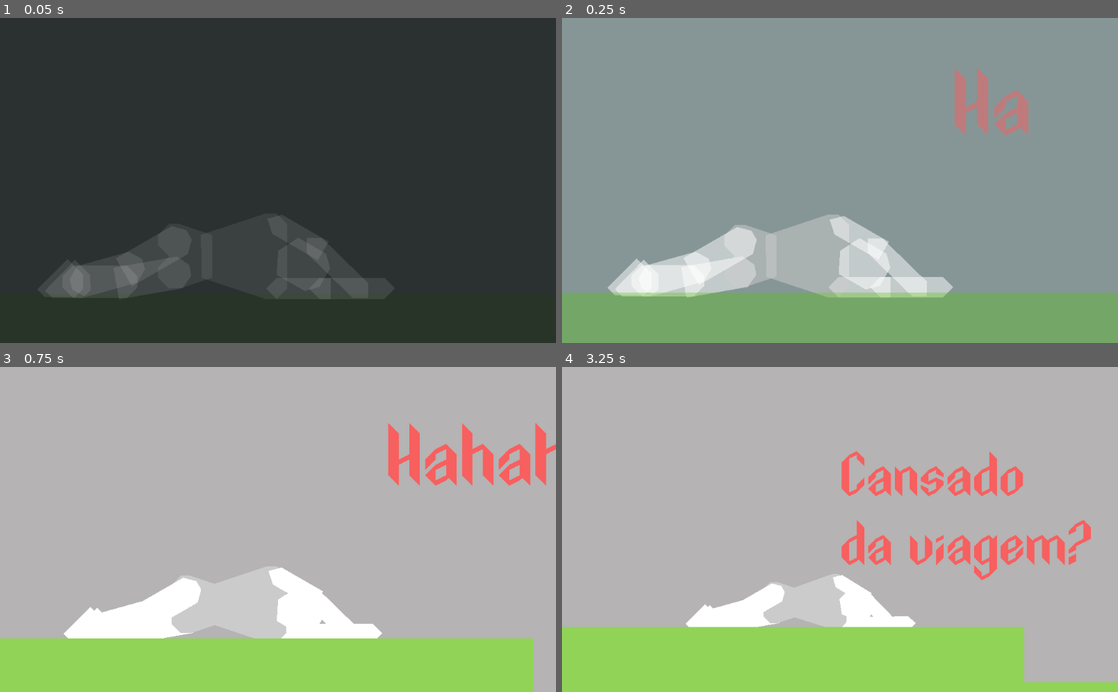
Above: before the commit, frames 1-4 (two rows, left to right).
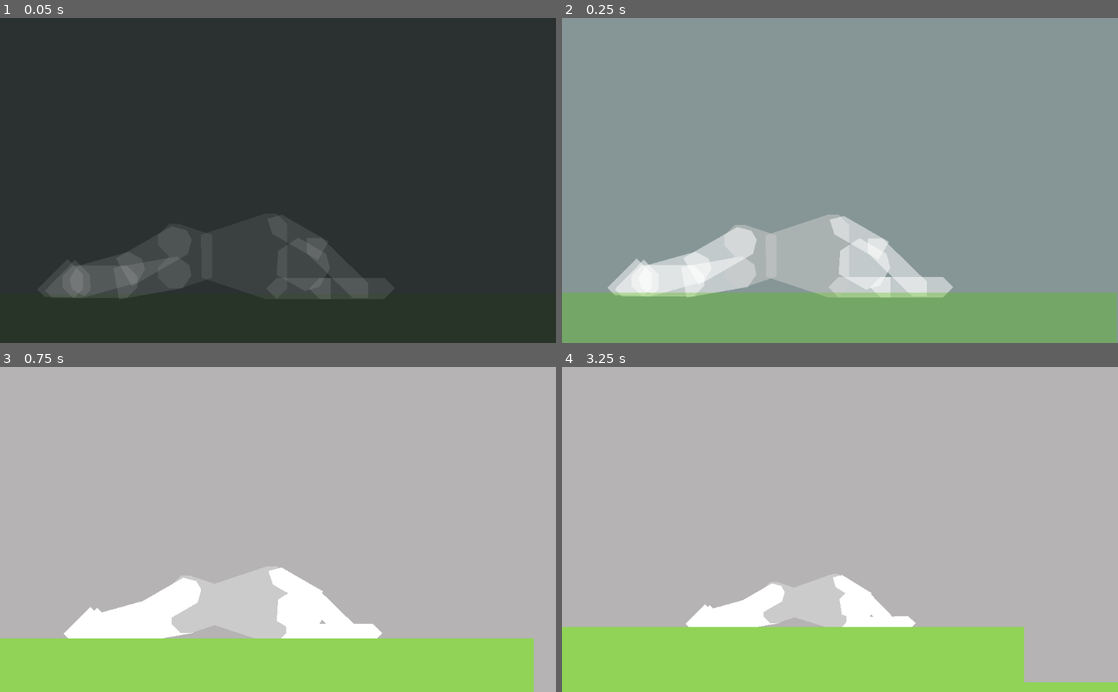
Above: after the commit, the same moments.

Repository: DarknessCatt/Lost-Soul
Game: Godot game, scene res://Maps/Prototype_Mountain/Prototype_Mountain.tscn
The game is run twice, just before and just after one commit, with the same random seed, the same clock (stepped at 60 frames per second) and the same inputs. This scene is started directly instead of the project's main scene.
Inputs:
- Up to frame 1 (0.05 s): no input
- Up to frame 2 (0.25 s): no input
- Up to frame 3 (0.75 s): hold Right (hero_right) from 0.53 s (still down); hold C (hero_attack) from 0.53 s (still down)
- Up to frame 4 (3.25 s): tap Z (hero_jump) at 0.77, 1.52, 3.02 s; release C (hero_attack) at 1.28 s; tap D (hero_heart) at 1.35, 2.85 s; release Right (hero_right) at 2.03 s; hold Left (hero_left) 2.03-2.78 s; hold C (hero_attack) 2.03-2.78 s; hold Right (hero_right) from 2.78 s (still down)

Frame 1 is identical in both runs. In frame 2, 1.2% of the frame differs, in the area x 70-84%, y 15-37%; in frame 3, 2.4%; in frame 4, 3.6%, in the area x 50-96%, y 25-66%.

Commit message:
Prototype Release\!

Diff:
--- a/Lost_Soul/Maps/Prototype_Mountain/Prototype_Mountain.tscn
+++ b/Lost_Soul/Maps/Prototype_Mountain/Prototype_Mountain.tscn
@@ -13,7 +13,7 @@
 [ext_resource path="res://Entities/Boss/Boss.tscn" type="PackedScene" id=11]
 [ext_resource path="res://Assets/BG_Music/Aventura/Coruscate_-_Aventura_.ogg" type="AudioStream" id=12]
 [ext_resource path="res://Entities/Information/Textbox/Textbox.tscn" type="PackedScene" id=13]
-[ext_resource path="res://Assets/Fonts/XenopyreRegular-qd8V.ttf" type="DynamicFontData" id=14]
+[ext_resource path="res://Assets/Fonts/BasaltRegular-Jx3o.ttf" type="DynamicFontData" id=14]
 
 [sub_resource type="Animation" id=1]
 resource_name = "Attack_Tutorial"
--- a/Lost_Soul/project.godot
+++ b/Lost_Soul/project.godot
@@ -19,6 +19,10 @@
 run/main_scene="res://Maps/Prototype_Dead_World/Prototype_Dead_World.tscn"
 boot_splash/bg_color=Color( 0.01, 0.01, 0.01, 1 )
 config/icon="res://icon.png"
+
+[display]
+
+window/size/resizable=false
 
 [input]
 
Not shown: 12 places in Lost_Soul/Maps/Prototype_Mountain/Prototype_Mountain.tscn that only renumber resources
Not shown, added: Lost_Soul/Releases/Linux/LostSoul.pck
Not shown, added: Lost_Soul/Releases/Linux/LostSoul.x86_64
Not shown, added: Lost_Soul/Releases/OSX/LostSoul.dmg
Not shown, added: Lost_Soul/Releases/Windows/LostSoul.exe
Not shown, added: Lost_Soul/Releases/Windows/LostSoul.pck
